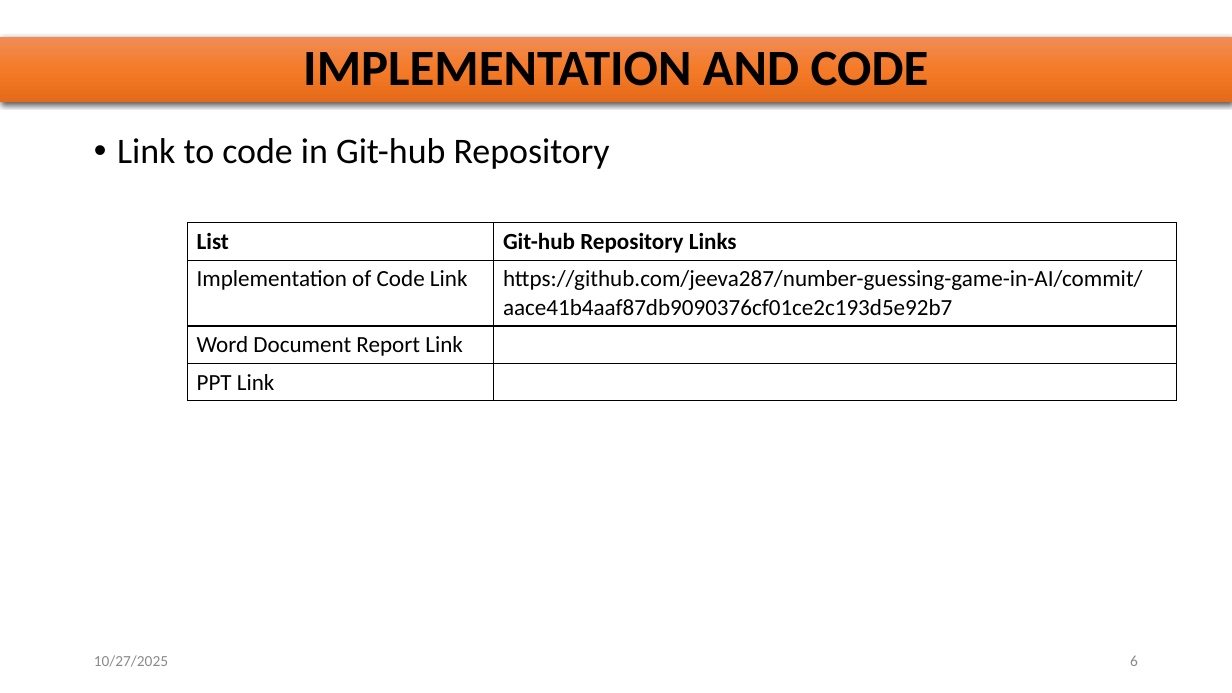
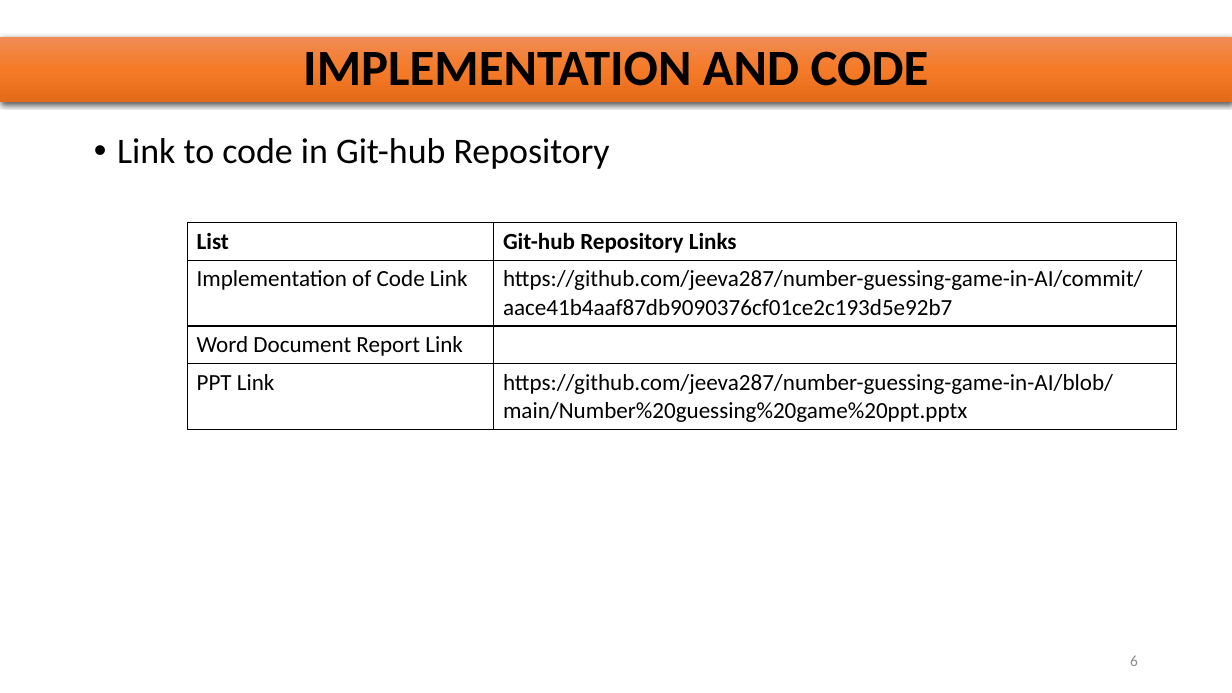
Before and after one commit to jeeva287/number-guessing-game-in-AI, a slide deck: slide 6 of Number guessing game ppt.pptx. Drawn at 1232x693 pixels with LibreOffice and Linux fonts; fonts in the diff are those of the drawing. Boxes give left, top, right and bottom in pixels: in the first picture for what was removed or moved away, otherwise in the second. Text is boxed around its words. In the diff, an @@ line names an element or a change of style, - is before the commit and + after.

```diff
--- a/Number guessing game ppt.pptx
+++ b/Number guessing game ppt.pptx
@@ table at [188,223,1177,426] @@
-row 4, column 2: 
+row 4, column 2: https://github.com/jeeva287/number-guessing-game-in-AI/blob/main/Number%20guessing%20game%20ppt.pptx
@@ text removed at [94,655,168,667] @@
-10/27/2025
```
Also in this commit, not shown: 8 other slides changed.
